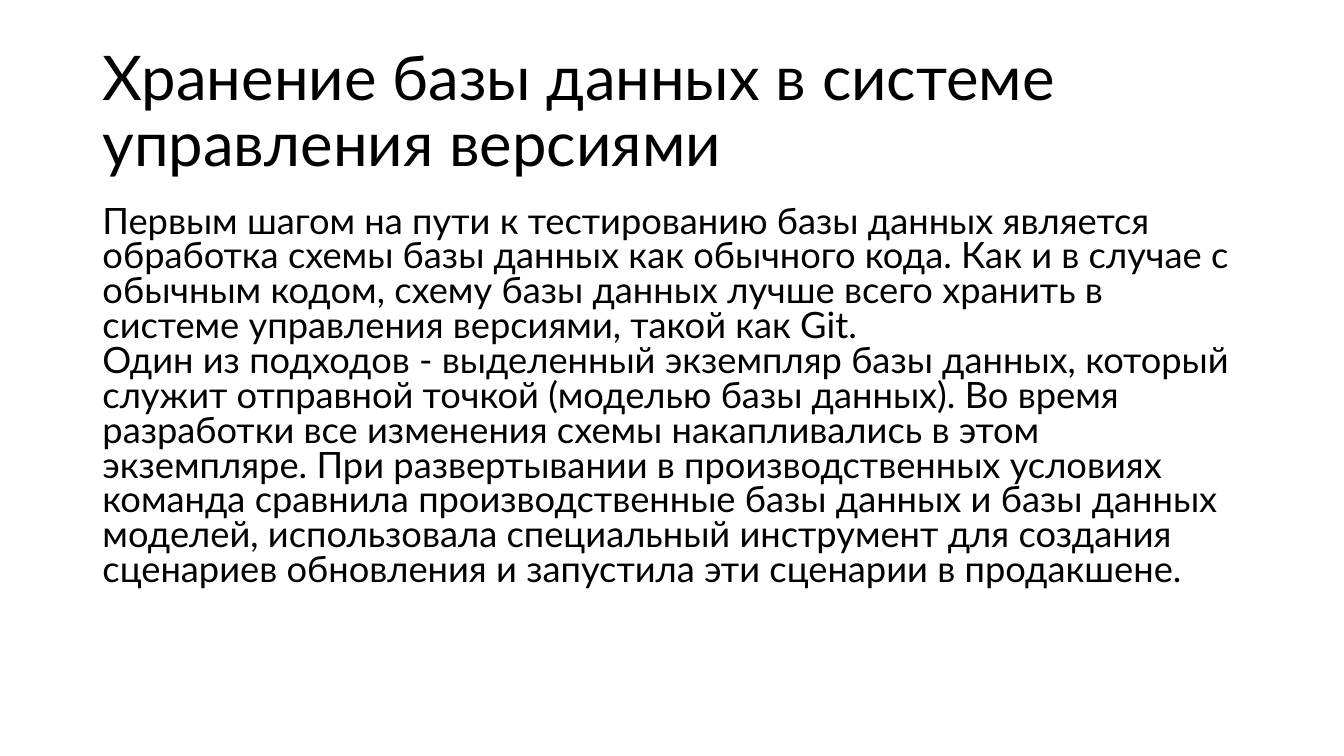
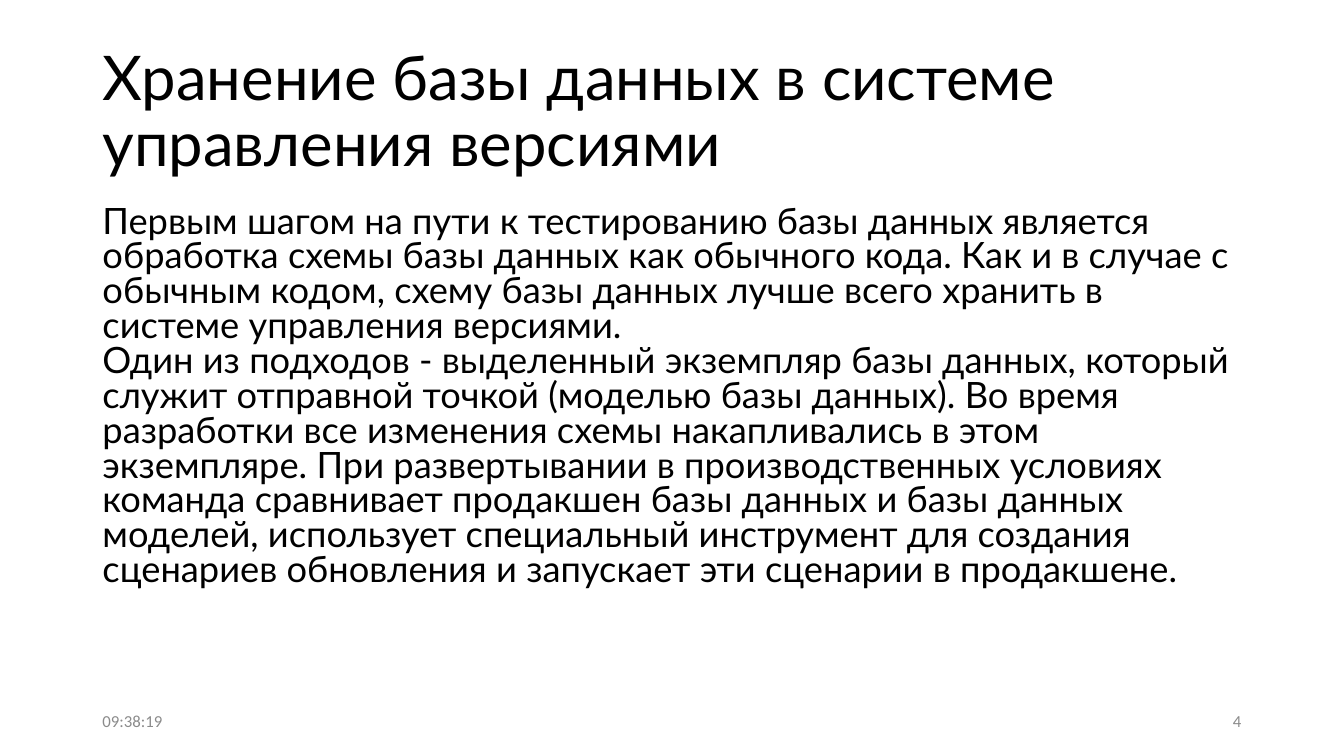
Before and after one commit to Sa1Gur/DbTest.Containers, a slide deck: slide 4 of DbaseTesting.pptx. Drawn at 1344x756 pixels with LibreOffice and Linux fonts; fonts in the diff are those of the drawing. Boxes give left, top, right and bottom in pixels: in the first picture for what was removed or moved away, otherwise in the second. Text is boxed around its words. In the diff, an @@ line names an element or a change of style, - is before the commit and + after.

```diff
--- a/DbaseTesting.pptx
+++ b/DbaseTesting.pptx
@@ text at bbox=[102, 208, 1228, 589]: text changed @@
-Первым шагом на пути к тестированию базы данных является обработка схемы базы данных как обычного кода. Как и в случае с обычным кодом, схему базы данных лучше всего хранить в системе управления версиями, такой как Git.
-Один из подходов - выделенный экземпляр базы данных, который служит отправной точкой (моделью базы данных). Во время разработки все изменения схемы накапливались в этом экземпляре. При развертывании в производственных условиях команда сравнила производственные базы данных и базы данных моделей, использовала специальный инструмент для создания сценариев обновления и запустила эти сценарии в продакшене.
+Первым шагом на пути к тестированию базы данных является обработка схемы базы данных как обычного кода. Как и в случае с обычным кодом, схему базы данных лучше всего хранить в системе управления версиями.
+Один из подходов - выделенный экземпляр базы данных, который служит отправной точкой (моделью базы данных). Во время разработки все изменения схемы накапливались в этом экземпляре. При развертывании в производственных условиях команда сравнивает продакшен базы данных и базы данных моделей, использует специальный инструмент для создания сценариев обновления и запускает эти сценарии в продакшене.
@@ text added at bbox=[102, 715, 162, 727], 12 pt, text #8C8C8C @@
+09:38:19
@@ page number added at bbox=[1233, 716, 1241, 727], 12 pt, text #8C8C8C @@
+4
```
Also in this commit, not shown: 66 other slides changed, 1 slide added, 2 slides removed.
